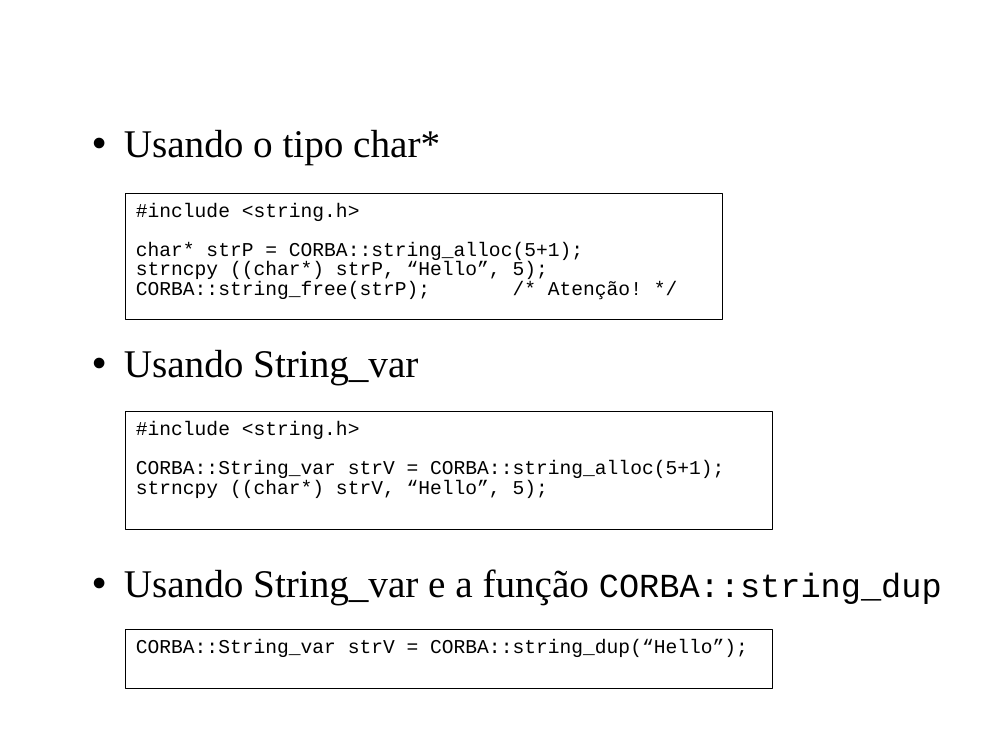
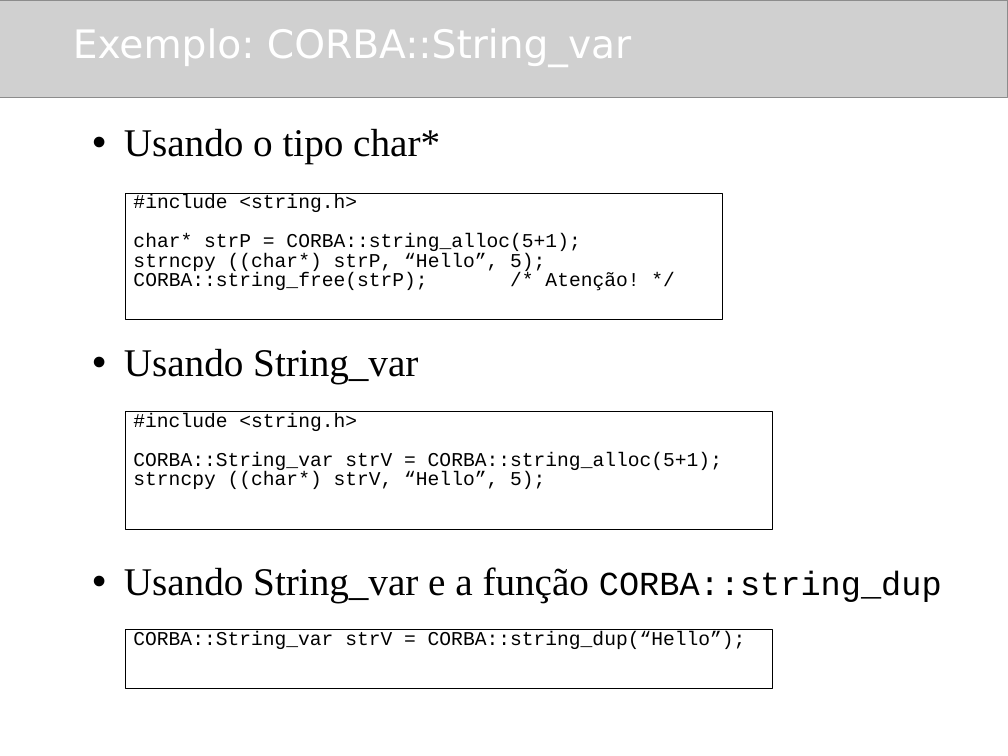
Before and after one commit to amadeubarbosa/openbus-core, a slide deck: slide 36 of docs/cursos/developer/cpp/4.CORBA_CPP.ppt (slide 14 before the commit). Drawn at 1008x756 pixels with LibreOffice and Linux fonts; fonts in the diff are those of the drawing; grey boxes stand for pictures; background and template pictures are left out. Boxes give left, top, right and bottom in pixels: in the first picture for what was removed or moved away, otherwise in the second. Text is boxed around its words. In the diff, an @@ line names an element or a change of style, - is before the commit and + after.

```diff
--- a/docs/cursos/developer/cpp/4.CORBA_CPP.ppt
+++ b/docs/cursos/developer/cpp/4.CORBA_CPP.ppt
@@ picture added at box(0, 0, 1008, 98) @@
@@ title "Exemplo: CORBA::String_var" at box(73, 29, 631, 67): bold off @@
@@ rectangle added at box(126, 194, 723, 320), outline #000000 0.74 pt @@
@@ text "#include <string.h>": place and size @@
-text "#include <string.h>" at box(126, 194, 723, 320)
+text "#include <string.h>" at box(133, 195, 639, 291)
@@ rectangle added at box(126, 411, 773, 529), outline #000000 0.74 pt @@
@@ indent changed; outline #000000 0.74 pt to none in 3 elements at box(133, 631, 746, 649), box(133, 195, 639, 291), box(133, 413, 722, 489) @@
@@ text "#include <string.h>": place and size @@
-text "#include <string.h>" at box(126, 411, 773, 529)
+text "#include <string.h>" at box(133, 413, 722, 489)
@@ rectangle added at box(126, 630, 773, 688), outline #000000 0.74 pt @@
@@ text "CORBA::String_var strV = CORBA::string_dup(“Hello”);": place and size @@
-text "CORBA::String_var strV = CORBA::string_dup(“Hello”);" at box(126, 630, 773, 688)
+text "CORBA::String_var strV = CORBA::string_dup(“Hello”);" at box(133, 631, 746, 649)
```
Also in this commit, not shown: 42 other slides changed, 22 slides added.
